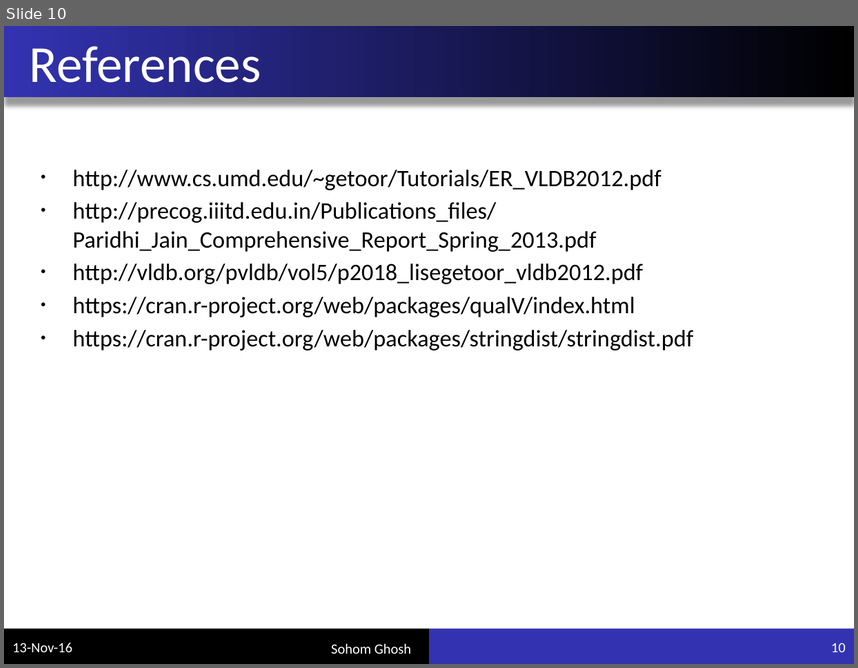
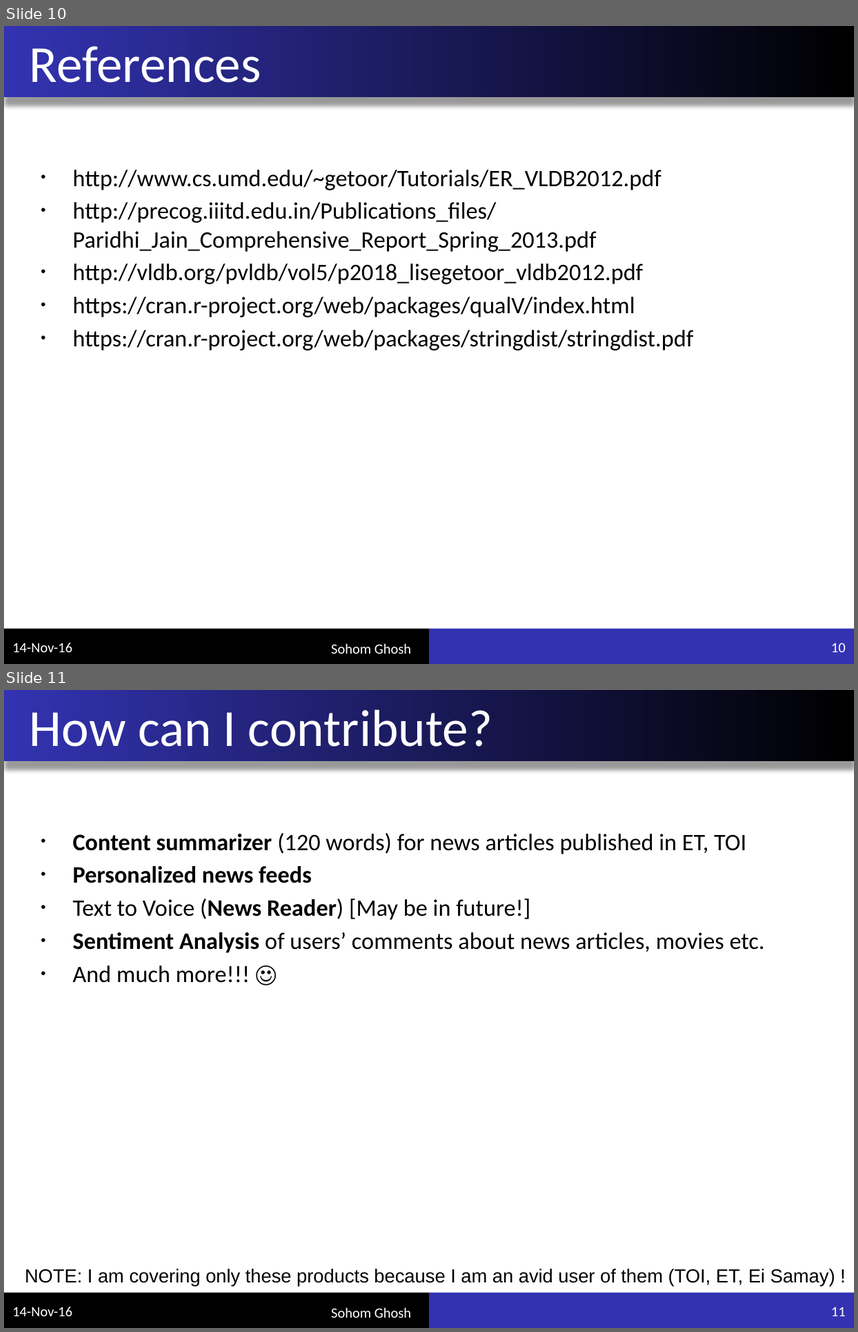
Before and after one commit to sohomghosh/company_clustering, a slide deck: presentation.pptx. Shown one above the other, each under a label of ours: slide 10 before the commit, slides 10 and 11 after it. The pictures are 858x668 and 858x1332 pixels, drawn with LibreOffice and Linux fonts; fonts in the diff are those of the drawing. Boxes give left, top, right and bottom in pixels: in the first picture for what was removed or moved away, otherwise in the second. Text is boxed around its words. In the diff, an @@ line names an element or a change of style, - is before the commit and + after.

Commit message:
Added slides about my probable contribution

```diff
--- a/presentation.pptx
+++ b/presentation.pptx
@@ slide 11 added at bbox=[4, 690, 854, 1328], background #FFFFFF; not listed: 4 template elements that a slide beside it also shows @@
@@ title added at bbox=[30, 709, 493, 747], 44 pt, text #FFFFFF @@
+How can I contribute?
@@ text added at bbox=[73, 833, 765, 983], 20 pt, text #000000 @@
+• Content summarizer (120 words) for news articles published in ET, TOI
+• Personalized news feeds
+• Text to Voice (News Reader) [May be in future!]
+• Sentiment Analysis of users’ comments about news articles, movies etc.
+• And much more!!! ☺
@@ text added at bbox=[25, 1268, 835, 1286], 16 pt, text #000000 @@
+NOTE: I am covering only these products because I am an avid user of them (TOI, ET, Ei Samay) !
@@ text added at bbox=[12, 1306, 72, 1316], 12 pt, text #FFFFFF @@
+14-Nov-16
@@ text added at bbox=[331, 1307, 411, 1317], 12 pt, text #FFFFFF @@
+Sohom Ghosh
@@ page number added at bbox=[831, 1306, 846, 1316], 12 pt, text #FFFFFF @@
+11
@@ slide 10 changed as well @@
@@ text at bbox=[12, 642, 72, 652]: text changed @@
-13-Nov-16
+14-Nov-16
```
Also in this commit, not shown: 12 other slides changed, 1 other file.
